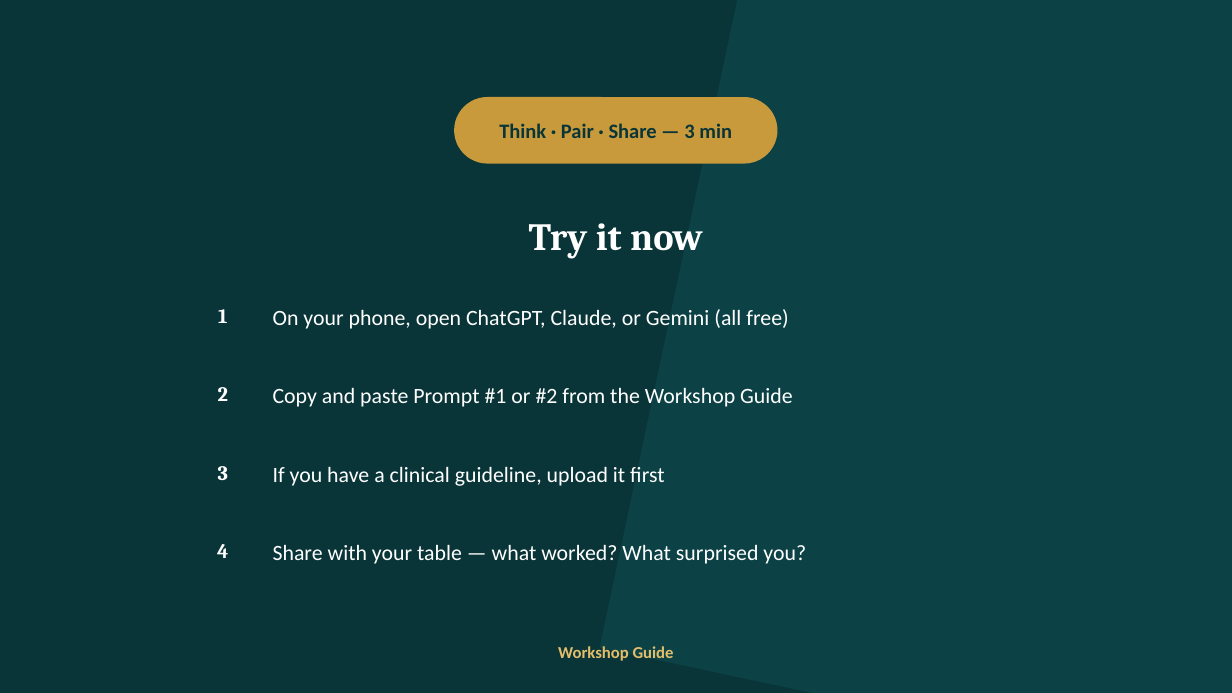
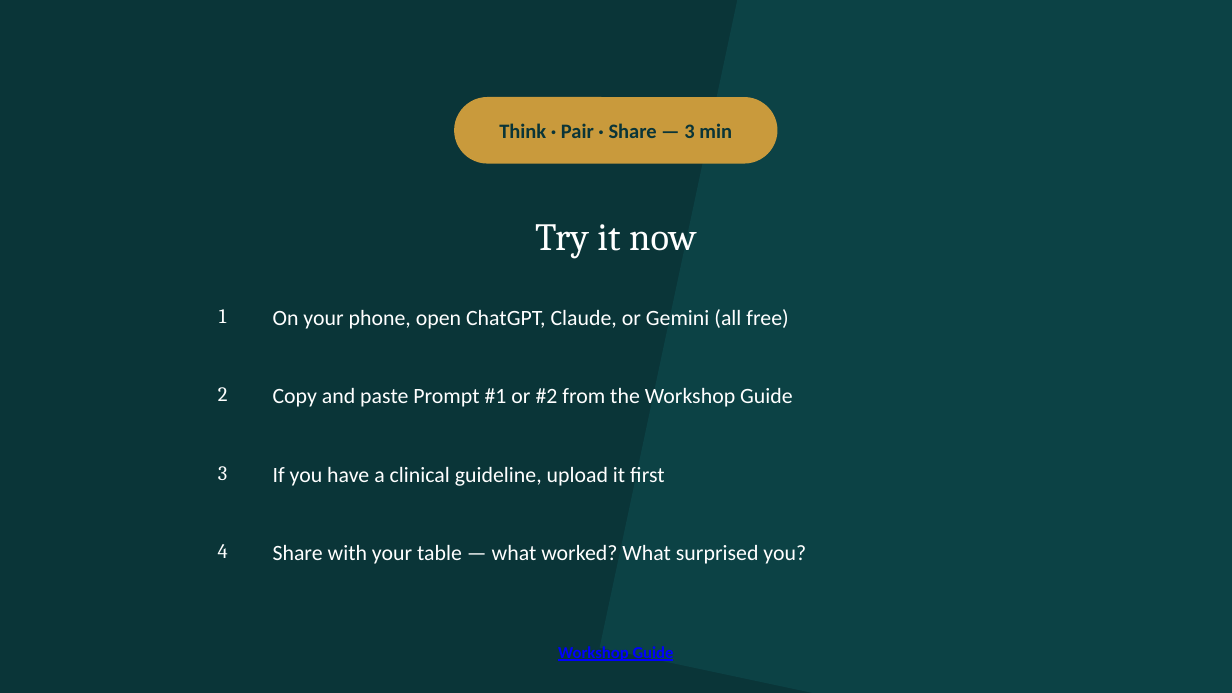
Before and after one commit to diana-brewer/digital-learning-unlocked, a slide deck: slide 16 of Digital Learning Unlocked - Slide Deck.pptx. Drawn at 1232x693 pixels with LibreOffice and Linux fonts; fonts in the diff are those of the drawing. Boxes give left, top, right and bottom in pixels: in the first picture for what was removed or moved away, otherwise in the second. Text is boxed around its words. In the diff, an @@ line names an element or a change of style, - is before the commit and + after.

```diff
--- a/Digital Learning Unlocked - Slide Deck.pptx
+++ b/Digital Learning Unlocked - Slide Deck.pptx
@@ text "Try it now" at (535,224,696,259): bold off @@
@@ text "3" at (218,466,227,480): bold off @@
@@ text "Workshop Guide" at (558,646,674,661): text colour #E2BE6B to #0000FF, underline on @@
```
Also in this commit, not shown: 28 other slides changed, 2 other files.
